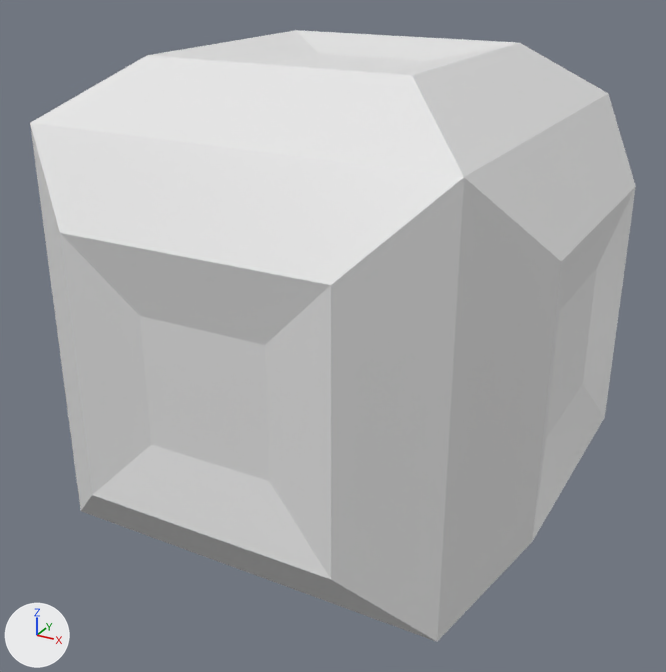
The Blender file Content/MyMeshes/Doodads/blends&fbx/sciBox.blend: old version first, new version second.
Rendered twice from a camera (50 mm lens) standing at (2.09, -3.9, 1.76) and looking at (-0.01, -0.08, -0.15). The lights are fixed; the arrows at lower left show +X, +Y and +Z.
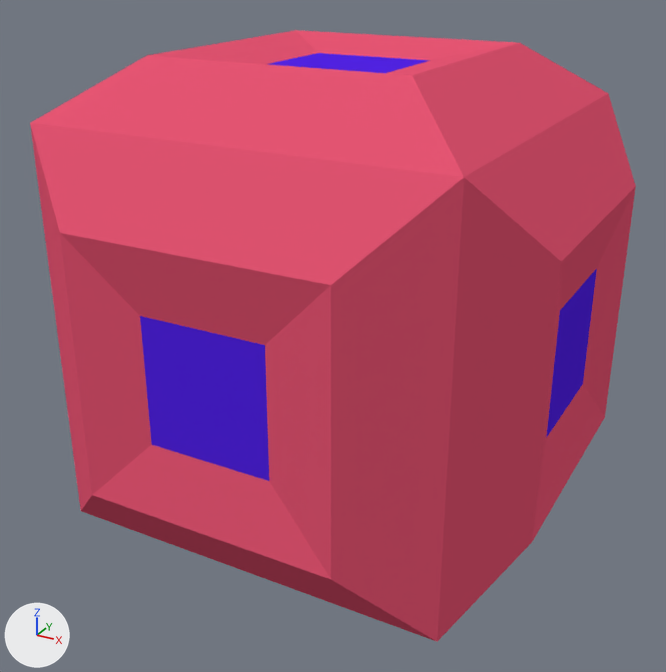
The change, as a diff of the scene's bpy script:
```diff
--- a/Content/MyMeshes/Doodads/blends&fbx/sciBox.blend.py
+++ b/Content/MyMeshes/Doodads/blends&fbx/sciBox.blend.py
@@ mat_material_001 @@
+mat_material_001 = diffuse_material('Material.001')
+mat_material_001.base_color = (0.8, 0.0932, 0.174)  # red #e75674
@@ mat_material_002 @@
+mat_material_002 = diffuse_material('Material.002')
+mat_material_002.base_color = (0.0863, 0.0176, 0.8)  # purple #5324e7
@@ me_cube @@
 me_cube.from_pydata(...)  # 56 vertices, 54 faces; spans x -1.26..1.26, y -1.26..1.26, z -1.26..1.26
 # used by ob_cube; location = (0.0, 0.0, 0.0)
+# me_cube part 1: 48 of the faces centred in x -1.23..1.23, y -1.23..1.23, z -1.23..1.23 switch from no material to mat_material_001 (red #e75674)
+# me_cube part 2: 3 of the faces centred in x -1.2..0.0, y 0.0..1.2, z 0.0..1.2 switch from no material to mat_material_002 (purple #5324e7)
+# me_cube part 3: 1 of the faces centred in x 0.0, y -1.2, z 0.0 switch from no material to mat_material_002 (purple #5324e7)
+# me_cube part 4: 1 of the faces centred in x 1.2, y 0.0, z 0.0 switch from no material to mat_material_002 (purple #5324e7)
```

Location of each change, [x1, y1, x2, y2] in pixels of the pictures (666 x 672 px):
part 1 of me_cube, recoloured (white to red)
    both: [30, 30, 636, 642]
part 2 of me_cube, recoloured (white to purple)
    both: [268, 53, 430, 73]
part 3 of me_cube, recoloured (grey to purple)
    both: [140, 316, 269, 481]
part 4 of me_cube, recoloured (grey to purple)
    both: [546, 268, 597, 438]
